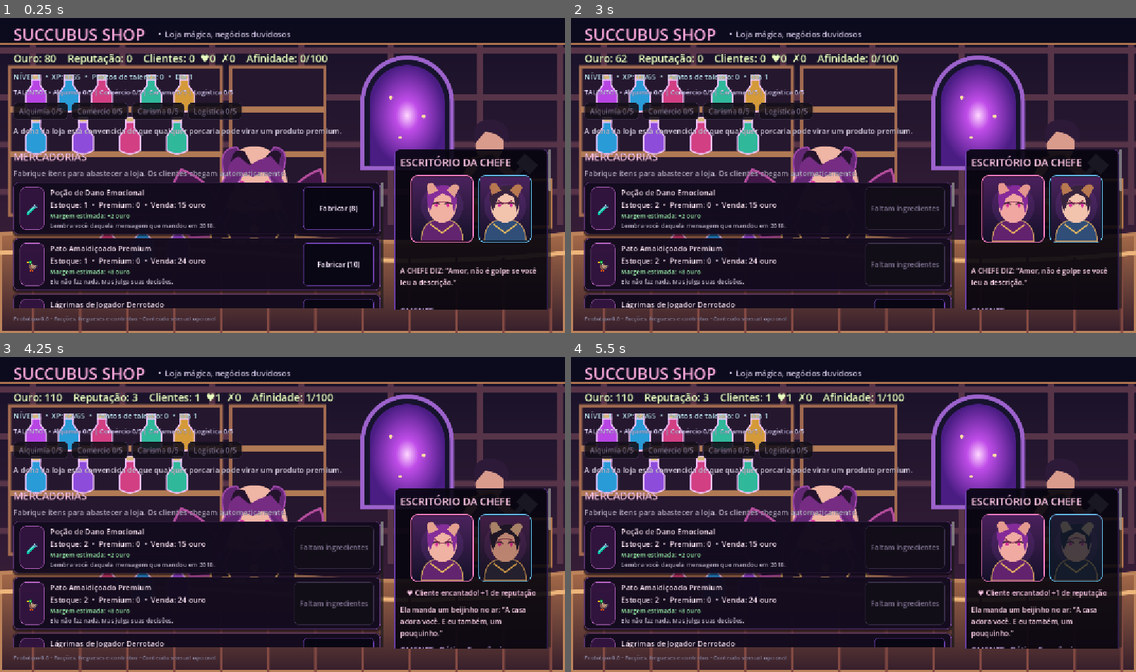
Above: before the commit, frames 1-4 (two rows, left to right).
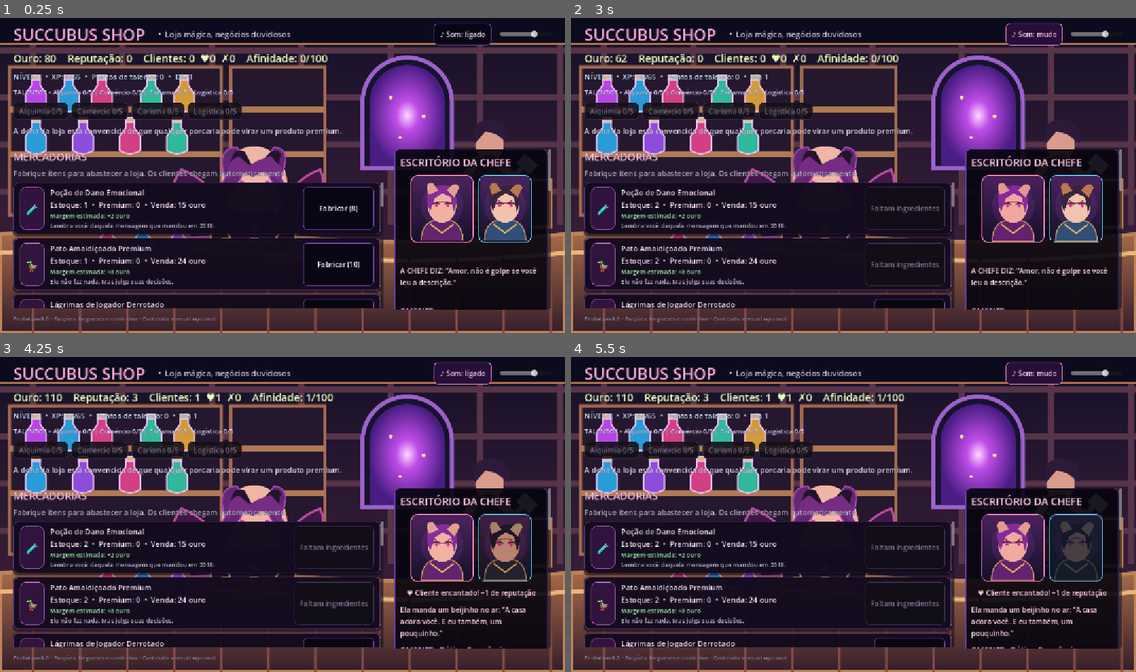
Above: after the commit, the same moments.

Repository: GMGuimaraes/succubus-shop
Game: Godot game, scene res://main.tscn
The game is run twice, just before and just after one commit, with the same random seed, the same clock (stepped at 60 frames per second) and the same inputs.
Inputs (mouse positions are in pixels of both pictures, inside the frame that each line leads up to):
- Up to frame 1 (0.25 s): no input
- Up to frame 2 (3 s): click "Fabricar (8)" at 0.5 s; click "Fabricar (10)" at 1.25 s; click "Fabricar (12)" at 2 s; click (1034, 33) at 2.75 s, where only the run after the commit has a clickable "♪ Som: ligado"
- Up to frame 3 (4.25 s): click (463, 372) at 3.5 s, where only the run after the commit has a clickable "♪ Som: mudo"
- Up to frame 4 (5.5 s): click "Fabricar (12)" at 4.25 s; click (1034, 372) at 5 s, where only the run after the commit has a clickable "♪ Som: ligado"

The runs differ from the first frame. In frame 1, 0.3% of the frame differs, in the area x 76-96%, y 1-9%; in frame 2, 0.8%; in frame 3, 0.8%; in frame 4, 0.8%.

Commit message:
Add synthesized sound effects, tavern music and volume controls
- tools/generate_audio.py synthesizes 9 sound effects and a 45s medieval
  loop (D dorian, plucked lute) in pure Python: no third-party assets
- audio.gd: pooled SFX players, looping music, mute and volume saved in
  user://audio_settings.cfg (separate from the game save)
- Hook sounds into crafting, buying, sales, customer reactions, rare
  events, level-ups, talents and contract rewards
- Add a mute button and volume slider to the header

Co-Authored-By: Claude Sonnet 5.5 <noreply@anthropic.com>
Claude-Session: https://claude.ai/code/session_01SsQLCAjmTifHgcB5kCQ4yg

Diff:
--- /dev/null
+++ b/audio.gd
@@ -0,0 +1,97 @@
+extends Node
+## Sons e música do jogo. Os arquivos em res://audio/ são gerados por
+## tools/generate_audio.py (síntese própria, sem direitos de terceiros).
+## Volume e mudo ficam em user://audio_settings.cfg, separado do save do jogo.
+
+const SETTINGS_PATH := "user://audio_settings.cfg"
+const SFX_POOL := 6
+const MUSIC_OFFSET_DB := -9.0
+
+var muted: bool = false
+var volume: float = 0.7
+
+var _streams: Dictionary = {}
+var _sfx_players: Array[AudioStreamPlayer] = []
+var _music_player: AudioStreamPlayer
+var _next_sfx: int = 0
+
+func _ready() -> void:
+	for i in range(SFX_POOL):
+		var player := AudioStreamPlayer.new()
+		add_child(player)
+		_sfx_players.append(player)
+	_music_player = AudioStreamPlayer.new()
+	_music_player.finished.connect(_on_music_finished)
+	add_child(_music_player)
+	_load_settings()
+	_apply_volume()
+	start_music()
+
+func play(sound: String) -> void:
+	if muted or _sfx_players.is_empty():
+		return
+	var stream := _get_stream(sound)
+	if stream == null:
+		return
+	var player := _sfx_players[_next_sfx]
+	_next_sfx = (_next_sfx + 1) % SFX_POOL
+	player.stream = stream
+	player.volume_db = _volume_db()
+	player.play()
+
+func start_music() -> void:
+	if muted or _music_player == null or _music_player.playing:
+		return
+	var stream := _get_stream("music_tavern")
+	if stream == null:
+		return
+	_music_player.stream = stream
+	_music_player.volume_db = _volume_db() + MUSIC_OFFSET_DB
+	_music_player.play()
+
+func set_muted(value: bool) -> void:
+	muted = value
+	if muted:
+		if _music_player != null:
+			_music_player.stop()
+	else:
+		start_music()
+	_save_settings()
+
+func toggle_muted() -> void:
+	set_muted(not muted)
+
+func set_volume(value: float) -> void:
+	volume = clampf(value, 0.0, 1.0)
+	_apply_volume()
+	_save_settings()
+
+func _volume_db() -> float:
+	return linear_to_db(maxf(volume, 0.0001))
+
+func _apply_volume() -> void:
+	if _music_player != null:
+		_music_player.volume_db = _volume_db() + MUSIC_OFFSET_DB
+
+func _on_music_finished() -> void:
+	if not muted:
+		_music_player.play()
+
+func _get_stream(sound: String) -> AudioStream:
+	if not _streams.has(sound):
+		var path := "res://audio/%s.wav" % sound
+		_streams[sound] = load(path) if ResourceLoader.exists(path) else null
+	return _streams[sound]
+
+func _load_settings() -> void:
+	var config := ConfigFile.new()
+	if config.load(SETTINGS_PATH) != OK:
+		return
+	muted = bool(config.get_value("audio", "muted", muted))
+	volume = clampf(float(config.get_value("audio", "volume", volume)), 0.0, 1.0)
+
+func _save_settings() -> void:
+	var config := ConfigFile.new()
+	config.set_value("audio", "muted", muted)
+	config.set_value("audio", "volume", volume)
+	config.save(SETTINGS_PATH)
--- a/main.gd
+++ b/main.gd
@@ -2,6 +2,7 @@
 
 const SAVE_PATH := "user://succubus_shop_save.cfg"
 const Regulars = preload("res://regulars.gd")
+const GameAudio = preload("res://audio.gd")
 const Factions = preload("res://factions.gd")
 const Ingredients = preload("res://ingredients.gd")
 
@@ -82,6 +83,8 @@
 var imp_button: Button
 var private_button: Button
 var adult_toggle_button: Button
+var audio: Node
+var mute_button: Button
 var seller_portrait: TextureRect
 var reaction_label: Label
 var seller_speech_label: Label
@@ -114,6 +117,8 @@
 ]
 
 func _ready() -> void:
+	audio = GameAudio.new()
+	add_child(audio)
 	_load_game()
 	_build_ui()
 	_refresh_ui()
@@ -175,6 +180,7 @@
 	subtitle.add_theme_color_override("font_color", Color(0.80, 0.75, 0.88))
 	subtitle.size_flags_vertical = Control.SIZE_SHRINK_CENTER
 	header.add_child(subtitle)
+	_build_audio_controls(header)
 
 	var stats := HBoxContainer.new()
 	stats.add_theme_constant_override("separation", 24)
@@ -548,6 +554,37 @@
 	footer.add_theme_font_size_override("font_size", 12)
 	footer.add_theme_color_override("font_color", Color(0.62, 0.57, 0.68))
 	root.add_child(footer)
+
+func _build_audio_controls(parent: Control) -> void:
+	var spacer := Control.new()
+	spacer.size_flags_horizontal = Control.SIZE_EXPAND_FILL
+	parent.add_child(spacer)
+	mute_button = Button.new()
+	mute_button.custom_minimum_size = Vector2(96, 34)
+	mute_button.pressed.connect(_on_mute_pressed)
+	parent.add_child(mute_button)
+	var slider := HSlider.new()
+	slider.custom_minimum_size = Vector2(110, 24)
+	slider.size_flags_vertical = Control.SIZE_SHRINK_CENTER
+	slider.min_value = 0.0
+	slider.max_value = 1.0
+	slider.step = 0.05
+	slider.value = audio.volume
+	slider.value_changed.connect(_on_volume_changed)
+	parent.add_child(slider)
+	_update_mute_button()
+
+func _on_mute_pressed() -> void:
+	audio.toggle_muted()
+	audio.play("click")
+	_update_mute_button()
+
+func _on_volume_changed(value: float) -> void:
+	audio.set_volume(value)
+
+func _update_mute_button() -> void:
+	if is_instance_valid(mute_button):
+		mute_button.text = "♪ Som: mudo" if audio.muted else "♪ Som: ligado"
 
 func _build_visual_theme() -> Theme:
 	var visual_theme := Theme.new()
@@ -608,6 +645,7 @@
 	_consume_ingredients(item)
 	item["stock"] = int(item["stock"]) + 1
 	daily_crafts += 1
+	audio.play("craft")
 	_add_xp(5)
 	_progress_daily_quest("craft", 1)
 	var premium_chance := 8 + 4 * alchemy_rank
@@ -615,6 +653,7 @@
 		var product_name := str(item["name"])
 		premium_stock[product_name] = int(premium_stock.get(product_name, 0)) + 1
 		premium_crafted += 1
+		audio.play("rare")
 		last_event = "OBRA-PRIMA! %s saiu impecável e vale 50%% a mais. A chefe finge que foi de propósito." % product_name
 	else:
 		last_event = "Produzido: %s. A qualidade foi inspecionada por alguém que não entende do assunto." % item["name"]
@@ -661,6 +700,7 @@
 	gold -= price
 	ingredient_stock[ingredient_id] = int(ingredient_stock.get(ingredient_id, 0)) + 1
 	total_ingredients_bought += 1
+	audio.play("buy")
 	last_event = "Comprado: %s por %d ouro. O fornecedor jurou que era o preço de amigo." % [str(Ingredients.find(ingredient_id).get("name", ingredient_id)), price]
 	_check_achievements()
 	_save_game()
@@ -678,6 +718,7 @@
 		return
 	gold -= cost
 	ad_level += 1
+	audio.play("buy")
 	last_event = "Campanha lançada! Agora os clientes pagam mais porque o anúncio tinha letras brilhantes."
 	_check_achievements()
 	_save_game()
@@ -694,6 +735,7 @@
 		return
 	gold -= 125
 	imp_hired = true
+	audio.play("buy")
 	last_event = "Contratado! O diabrete produz uma Poção de Dano Emocional a cada 9 segundos."
 	_save_game()
 	_refresh_ui()
@@ -718,6 +760,7 @@
 	# Eventos raros podem acontecer mesmo quando a loja está sem estoque.
 	if randi() % 100 < 7:
 		_trigger_random_event()
+		audio.play("rare")
 		_add_xp(20)
 		_progress_daily_quest("rare", 1)
 		_check_achievements()
@@ -813,6 +856,7 @@
 			_add_xp(10)
 			headline_locked = true
 		gold += sale_price
+		audio.play("coin")
 		reputation += 1
 		customers_served += 1
 		if profile.has("regular_id"):
@@ -960,6 +1004,7 @@
 		"delighted":
 			happy_customers += 1
 			reputation += 1
+			audio.play("happy")
 			text = "♥ Cliente encantado! +1 de reputação"
 			color = Color(1.0, 0.78, 0.9)
 			line = SELLER_DELIGHTED_LINES.pick_random()
@@ -973,9 +1018,11 @@
 				color = Color(1.0, 0.78, 0.9)
 				line = SELLER_CHARMED_LINES.pick_random()
 				animation = "delighted"
+				audio.play("happy")
 				_set_seller_mood("happy")
 			else:
 				disappointed_customers += 1
+				audio.play("sad")
 				reputation = maxi(0, reputation - 1)
 				text = "… Cliente decepcionado. -1 de reputação"
 				color = Color(1.0, 0.55, 0.55)
@@ -1268,6 +1315,7 @@
 			last_event = "Talento Logística melhorado! Ingredientes ficam 5% mais baratos por nível."
 
 	skill_points -= 1
+	audio.play("talent")
 	_save_game()
 	_refresh_ui()
 
@@ -1286,6 +1334,7 @@
 		reputation += 2
 		levels_gained += 1
 	if levels_gained > 0:
+		audio.play("levelup")
 		var newly_unlocked: Array[String] = []
 		for item in products:
 			var required_level: int = int(item.get("required_level", 1))
@@ -1316,6 +1365,7 @@
 	if daily_quest_claimed or daily_quest_progress < int(quest["target"]):
 		return
 	daily_quest_claimed = true
+	audio.play("coin")
 	var gold_reward: int = int(quest["gold"]) + shop_day * 3
 	var xp_reward: int = int(quest["xp"]) + shop_day
 	gold += gold_reward
Not shown, added: audio.gd.uid
Not shown, added: audio/buy.wav.import
Not shown, added: audio/click.wav.import
Not shown, added: audio/coin.wav.import
Not shown, added: audio/craft.wav.import
Not shown, added: audio/happy.wav.import
Not shown, added: audio/levelup.wav.import
Not shown, added: audio/music_tavern.wav.import
Not shown, added: audio/rare.wav.import
Not shown, added: audio/sad.wav.import
Not shown, added: audio/talent.wav.import
Not shown, added: audio/buy.wav
(and 10 more such lines)
